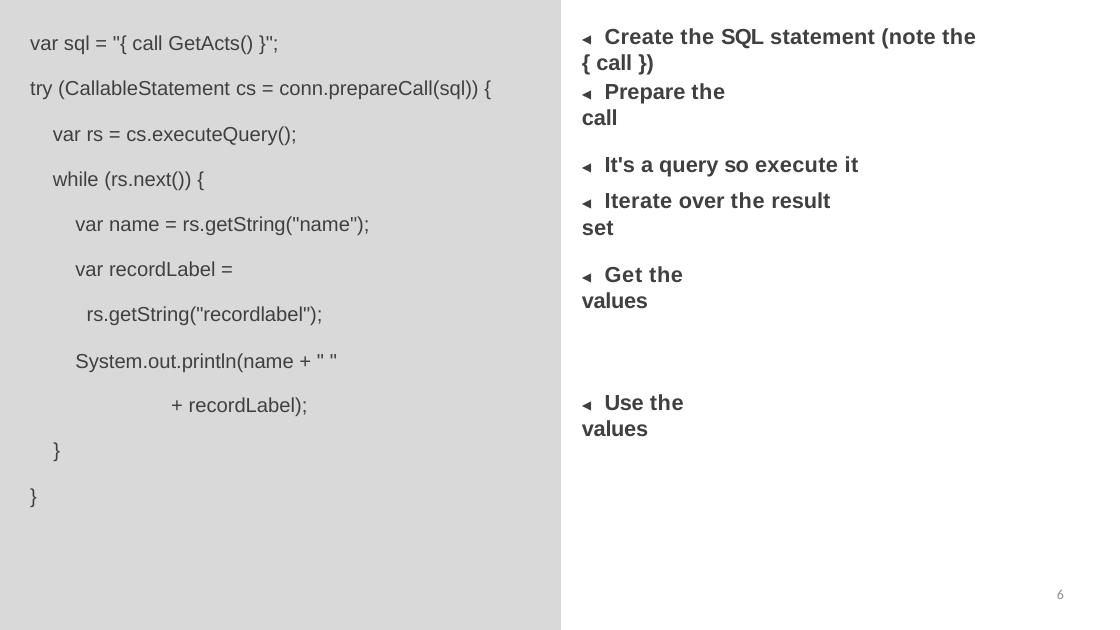
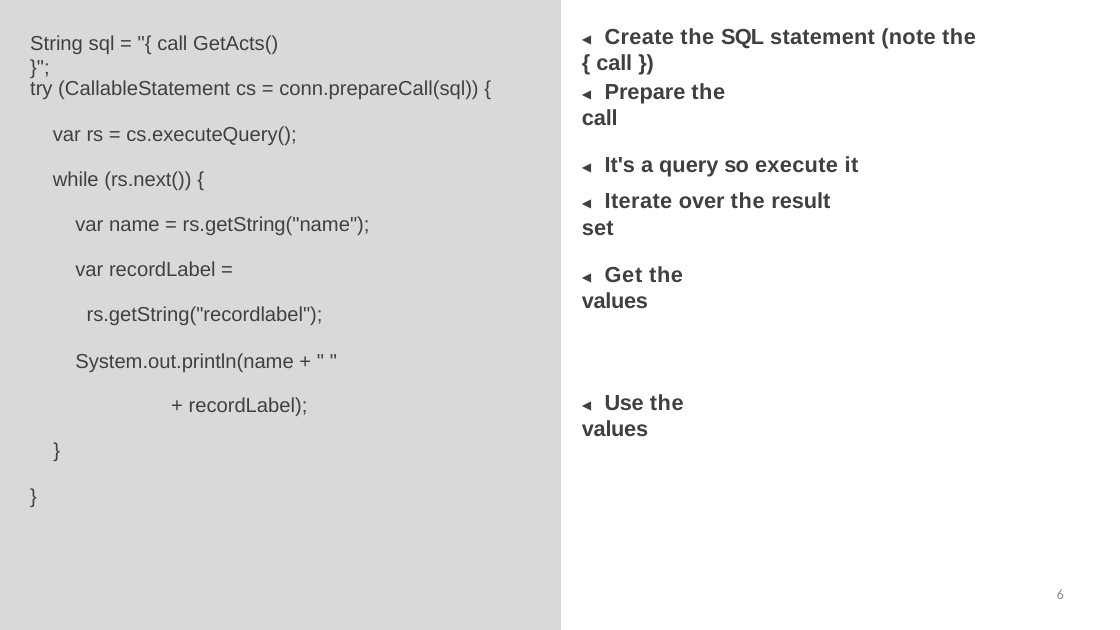
Before and after one commit to StevenJoseph19/Java, a slide deck: slide 6 of Day 6/Slides/7. Working with a CallableStatement/working-with-a-callable-statement-slides.pptx. Drawn at 1120x630 pixels with LibreOffice and Linux fonts; fonts in the diff are those of the drawing; grey boxes stand for pictures. Boxes give left, top, right and bottom in pixels: in the first picture for what was removed or moved away, otherwise in the second. Text is boxed around its words. In the diff, an @@ line names an element or a change of style, - is before the commit and + after.

```diff
--- a/Day 6/Slides/7. Working with a CallableStatement/working-with-a-callable-statement-slides.pptx
+++ b/Day 6/Slides/7. Working with a CallableStatement/working-with-a-callable-statement-slides.pptx
@@ text at <box>30,35,278,54</box>: text changed @@
-var sql = "{ call GetActs() }";
+String sql = "{ call GetActs() }";
```
Also in this commit, not shown: 6 other slides changed, 5 other files.
